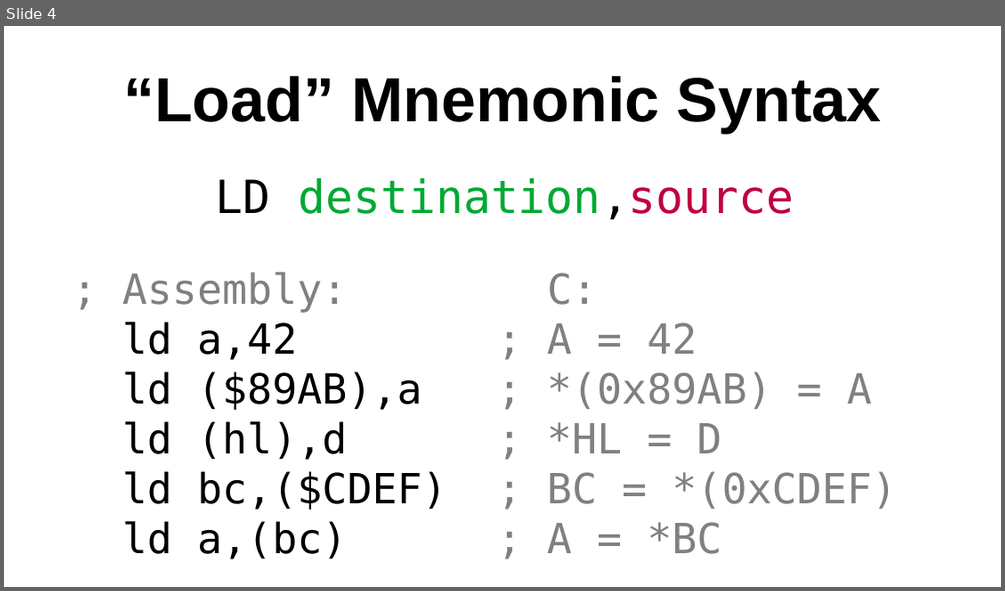
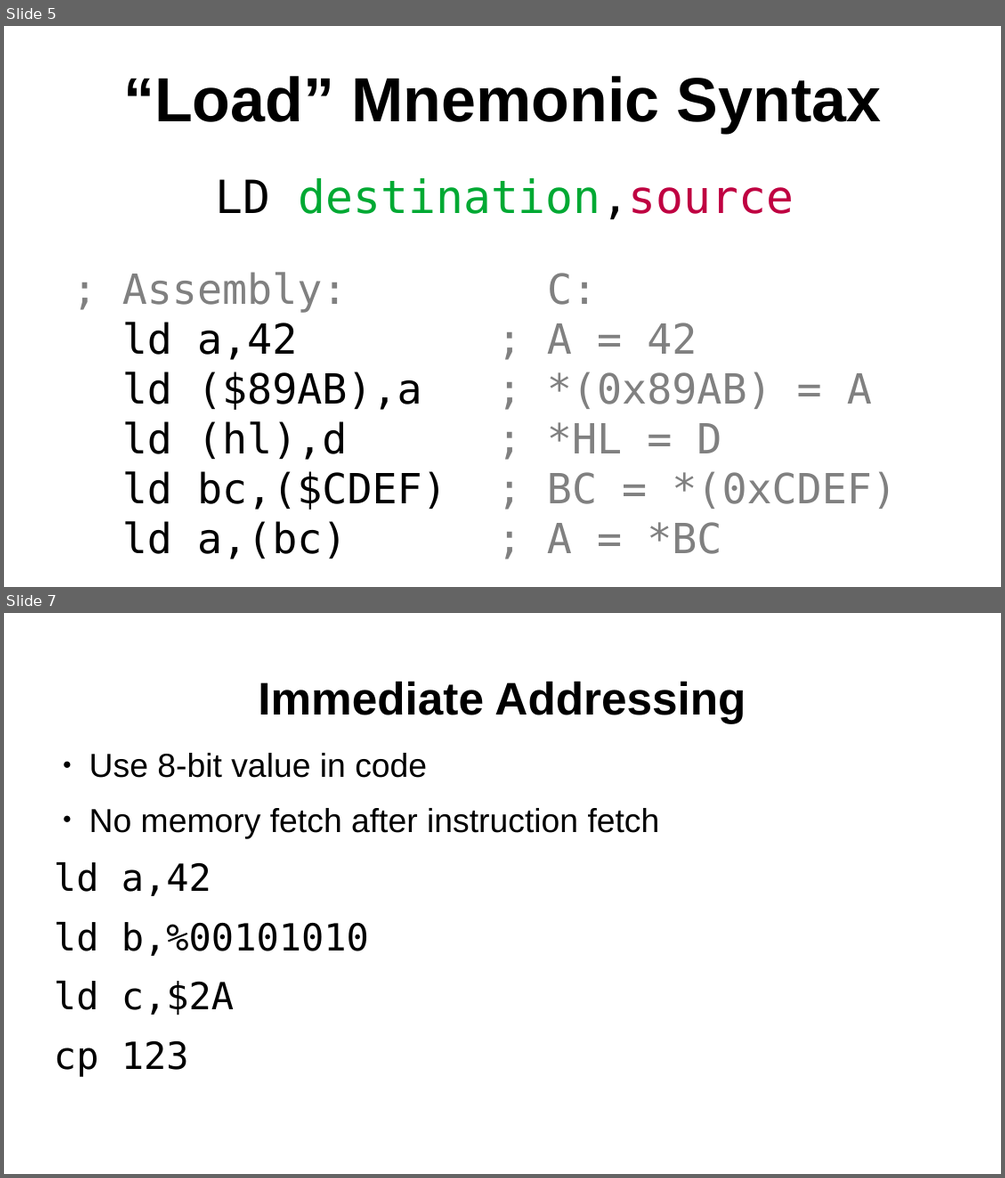
Before and after one commit to SlithyMatt/zxs-assembly-tutorial, a slide deck: Lesson2/Lesson2.odp. Shown one above the other, each under a label of ours: slide 4 before the commit, slides 5 and 7 after it; the slides between them are not shown. The pictures are 1005x591 and 1005x1178 pixels, drawn with LibreOffice and Linux fonts; fonts in the diff are those of the drawing. Boxes give left, top, right and bottom in pixels: in the first picture for what was removed or moved away, otherwise in the second. Text is boxed around its words. In the diff, an @@ line names an element or a change of style, - is before the commit and + after.

```diff
--- a/Lesson2/Lesson2.odp
+++ b/Lesson2/Lesson2.odp
@@ slide 7 added at (4, 613, 1001, 1174), background #FFFFFF @@
@@ title added at (258, 681, 745, 724), 44 pt, text #000000, bold @@
+Immediate Addressing
@@ text added at (54, 753, 660, 1077), 32 pt, text #000000 @@
+● Use 8-bit value in code
+● No memory fetch after instruction fetch
+ld a,42
+ld b,%00101010
+ld c,$2A
+cp 123
@@ what was slide 4 is now slide 5 @@
```
Also in this commit, not shown: 2 slides changed, 12 other slides added.
